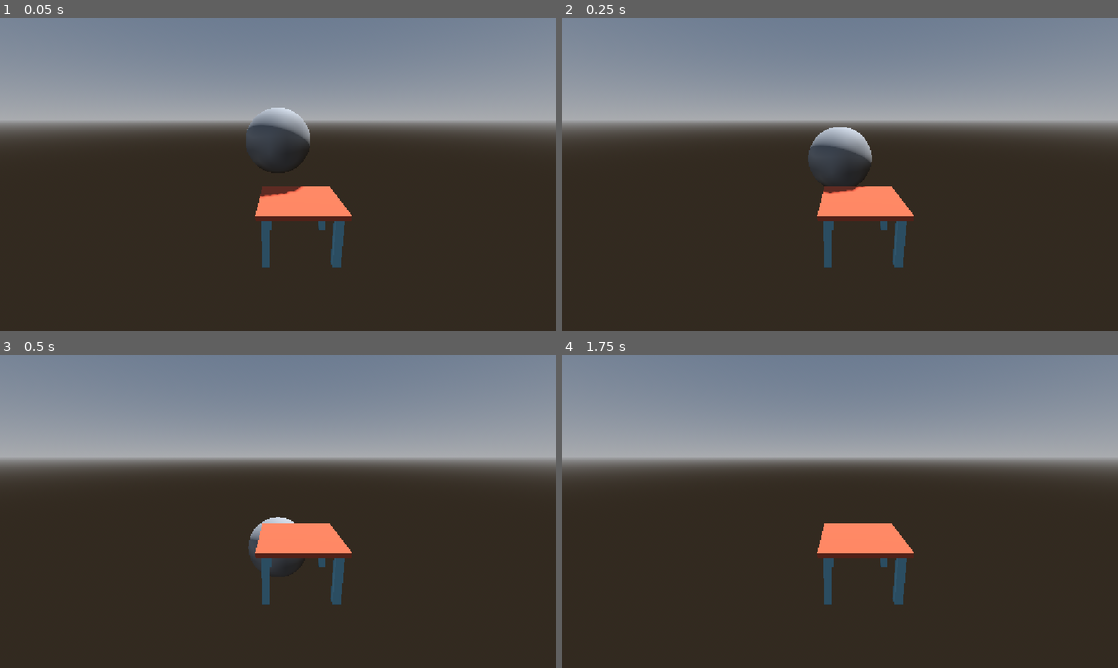
Above: before the commit, frames 1-4 (two rows, left to right).
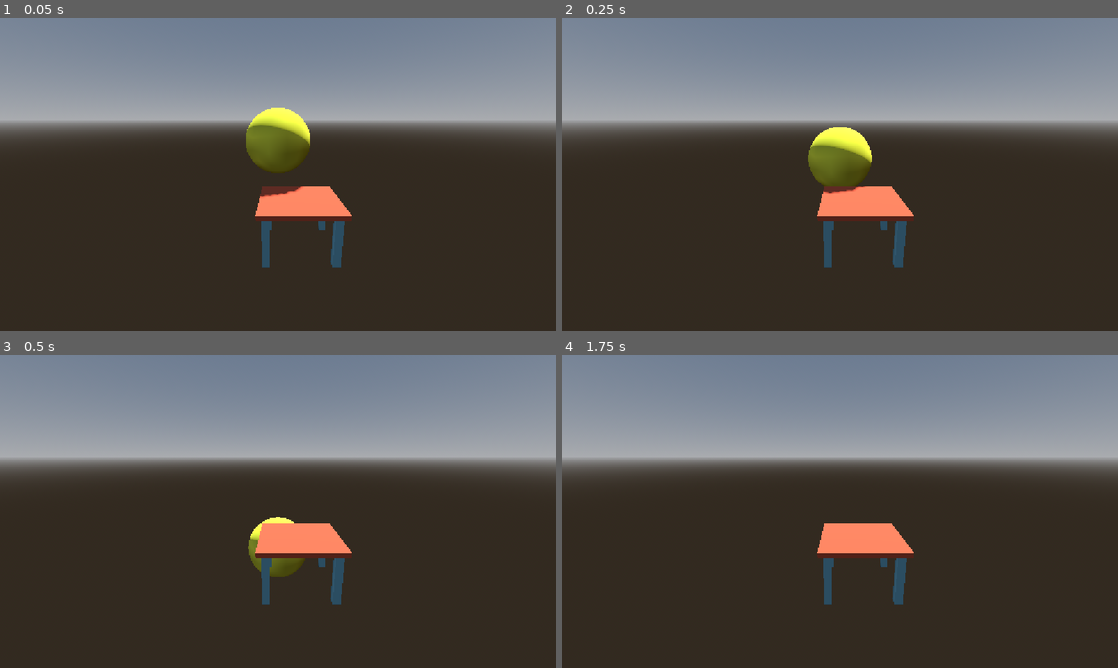
Above: after the commit, the same moments.

Repository: gutierrezArmando/vr-test-01
Game: Godot game, scene res://main.tscn
Same seed, same stepped clock (60 frames per second), same inputs: the game is played once before the commit and once after it.
Inputs:
- Up to frame 1 (0.05 s): no input
- Up to frame 2 (0.25 s): no input
- Up to frame 3 (0.5 s): no input
- Up to frame 4 (1.75 s): tap Enter at 1.25 s

The runs differ from the first frame. In frame 1, 1.9% of the frame differs, in the area x 44-56%, y 28-50%; in frame 2, 1.8%; in frame 3, 0.6%; in frame 4, nothing differs.

Commit message:
Pelota cambia a amarillo

Diff:
--- a/main.tscn
+++ b/main.tscn
@@ -12,6 +12,9 @@
 [sub_resource type="Environment" id="Environment_1bvp3"]
 background_mode = 2
 sky = SubResource("Sky_h2yge")
+
+[sub_resource type="StandardMaterial3D" id="StandardMaterial3D_phnfy"]
+albedo_color = Color(1, 1, 0.24705882, 1)
 
 [sub_resource type="SphereMesh" id="SphereMesh_68p68"]
 
@@ -31,6 +34,7 @@
 
 [node name="MeshInstance3D" type="MeshInstance3D" parent="RigidBody3D" unique_id=1304125725]
 transform = Transform3D(1, 0, 0, 0, 1, 0, 0, 0, 1, 0, 0.42731977, 0)
+material_override = SubResource("StandardMaterial3D_phnfy")
 mesh = SubResource("SphereMesh_68p68")
 
 [node name="CollisionShape3D" type="CollisionShape3D" parent="RigidBody3D" unique_id=890346078]
